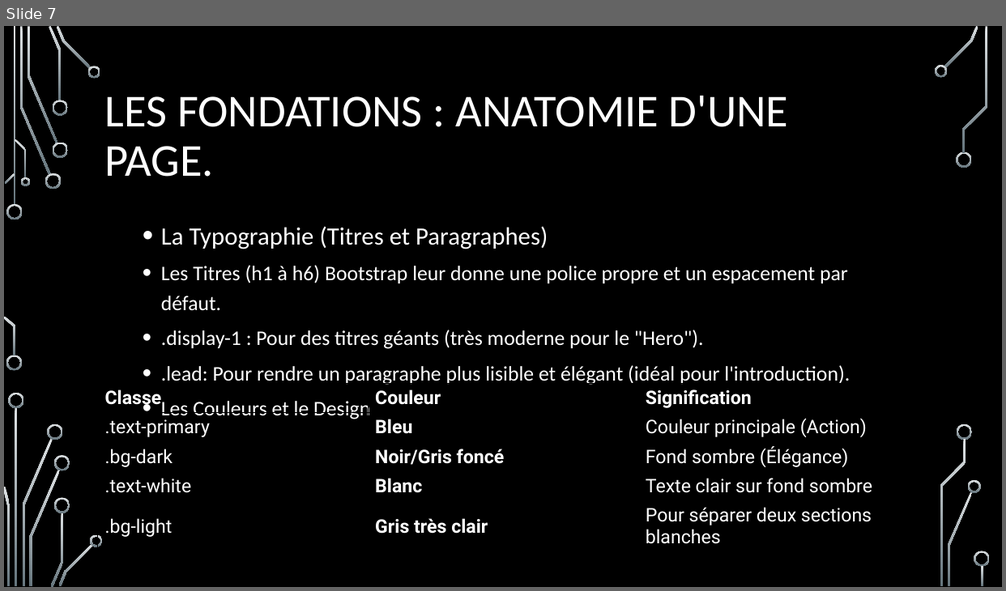
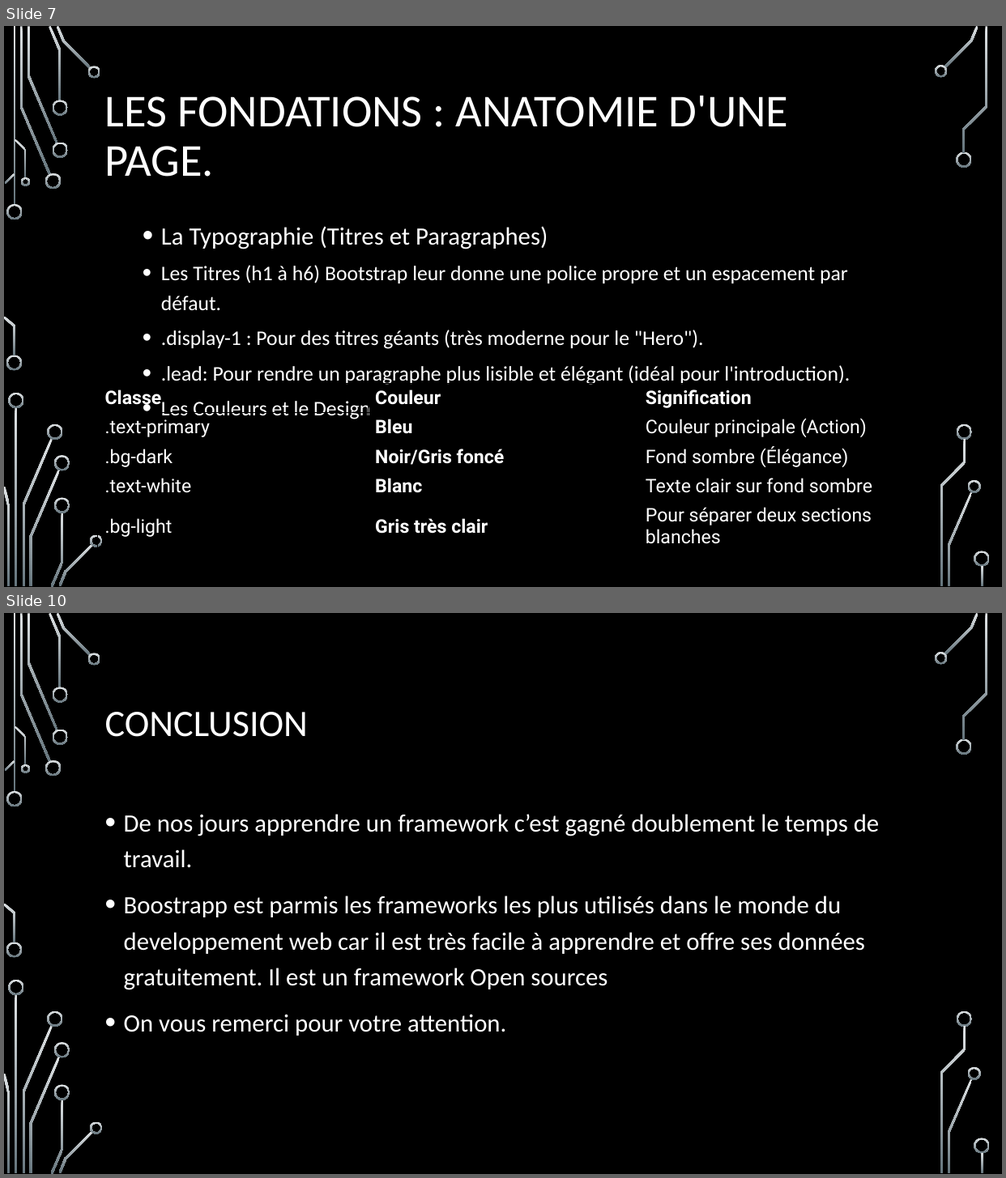
Before and after one commit to Reddy-Nzoloko/forumGaciApprendreBoostrap, a slide deck: GACI FORUM SUR L’APPRENTISSAGE DU frame work boostrap.pptx. Shown one above the other, each under a label of ours: slide 7 before the commit, slides 7 and 10 after it; the slides between them are not shown. The pictures are 1006x591 and 1006x1178 pixels, drawn with LibreOffice and Linux fonts; fonts in the diff are those of the drawing; background and template pictures are left out. Boxes give left, top, right and bottom in pixels: in the first picture for what was removed or moved away, otherwise in the second. Text is boxed around its words. In the diff, an @@ line names an element or a change of style, - is before the commit and + after.

```diff
--- a/GACI FORUM SUR L’APPRENTISSAGE DU frame work boostrap.pptx
+++ b/GACI FORUM SUR L’APPRENTISSAGE DU frame work boostrap.pptx
@@ slide 10 added at (x1=4, y1=613, x2=1002, y2=1174), background picture (left out); not listed: 36 template elements that a slide beside it also shows @@
@@ title added at (x1=105, y1=712, x2=308, y2=737), 36 pt, text #FFFFFF @@
+CONCLUSION
@@ text added at (x1=124, y1=814, x2=879, y2=1036), 24 pt, text #FFFFFF @@
+• De nos jours apprendre un framework c’est gagné doublement le temps de travail.
+• Boostrapp est parmis les frameworks les plus utilisés dans le monde du developpement web car il est très facile à apprendre et offre ses données gratuitement. Il est un framework Open sources
+• On vous remerci pour votre attention.
```
Also in this commit, not shown: 2 other slides added.
